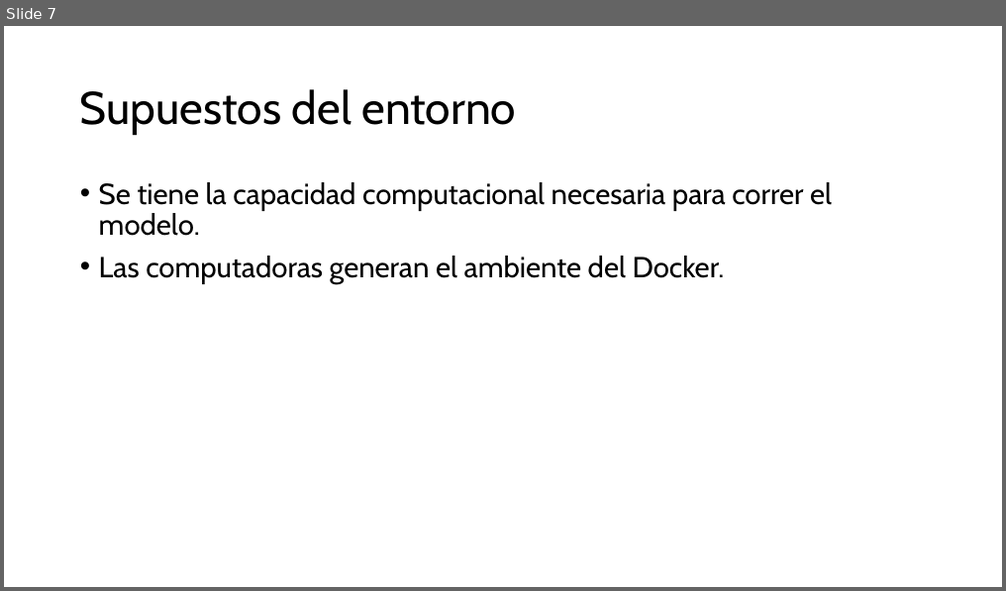
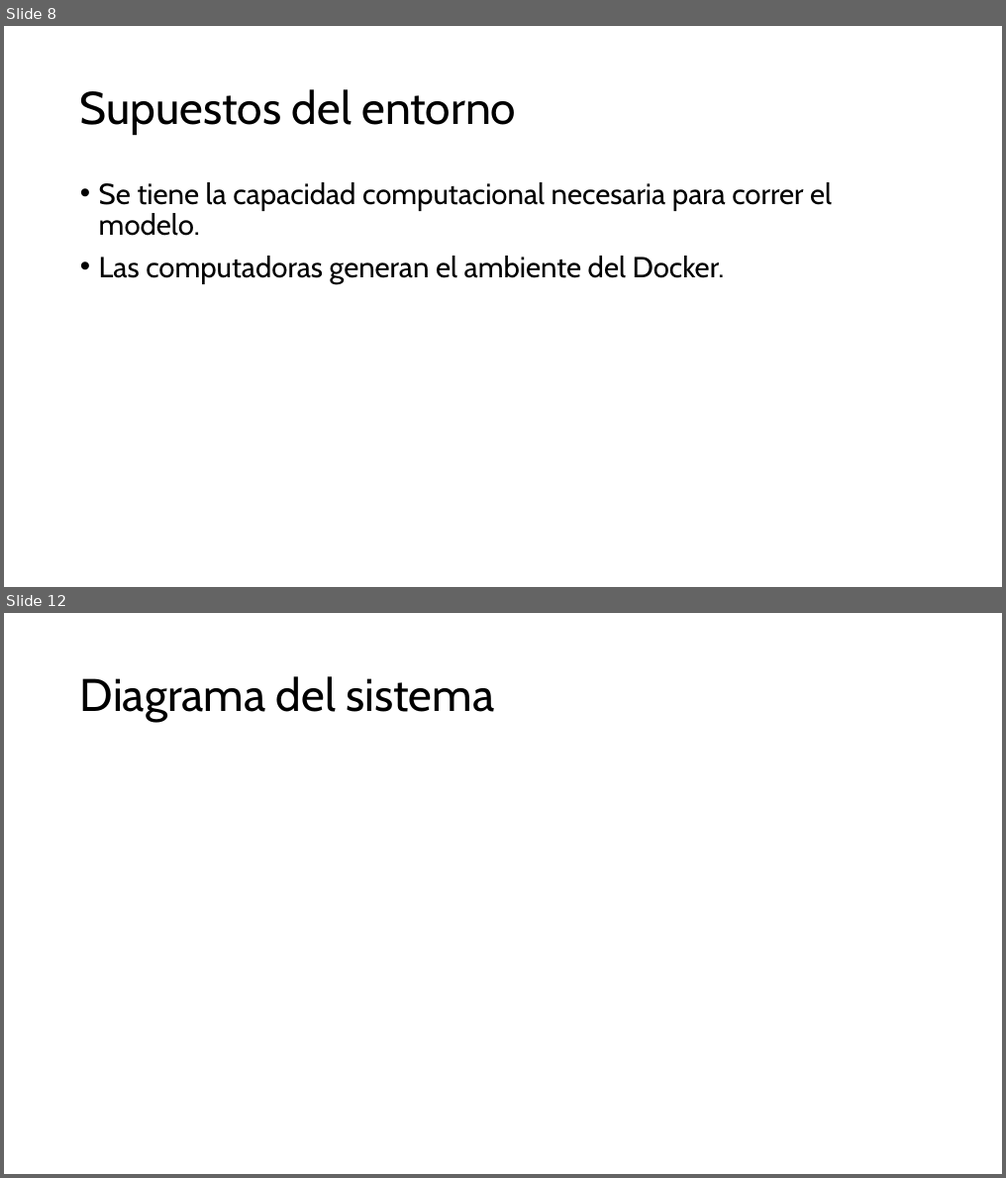
Before and after one commit to ricrod01/PROYECTO_4_DL, a slide deck: docs/Presentacion_Proyecto4.pptx. Shown one above the other, each under a label of ours: slide 7 before the commit, slides 8 and 12 after it; the slides between them are not shown. The pictures are 1006x591 and 1006x1178 pixels, drawn with LibreOffice and Linux fonts; fonts in the diff are those of the drawing. Boxes give left, top, right and bottom in pixels: in the first picture for what was removed or moved away, otherwise in the second. Text is boxed around its words. In the diff, an @@ line names an element or a change of style, - is before the commit and + after.

```diff
--- a/docs/Presentacion_Proyecto4.pptx
+++ b/docs/Presentacion_Proyecto4.pptx
@@ slide 12 added at (4,613,1002,1174), background #FFFFFF @@
@@ title added at (80,676,494,722), 44 pt, text #000000 @@
+Diagrama del sistema
@@ what was slide 7 is now slide 8 @@
```
Also in this commit, not shown: 8 other slides added, 5 other files.
